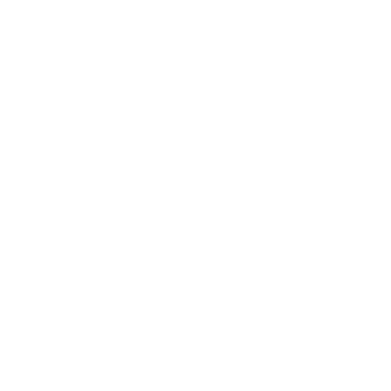
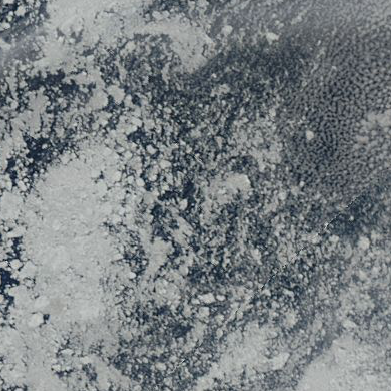
Layers edited between the first and the second 391 × 391 image:
added layer "348_laptev_sea_100km_20060806.terra.truecolor.250m" above "Background" over box(0, 0, 391, 391)
